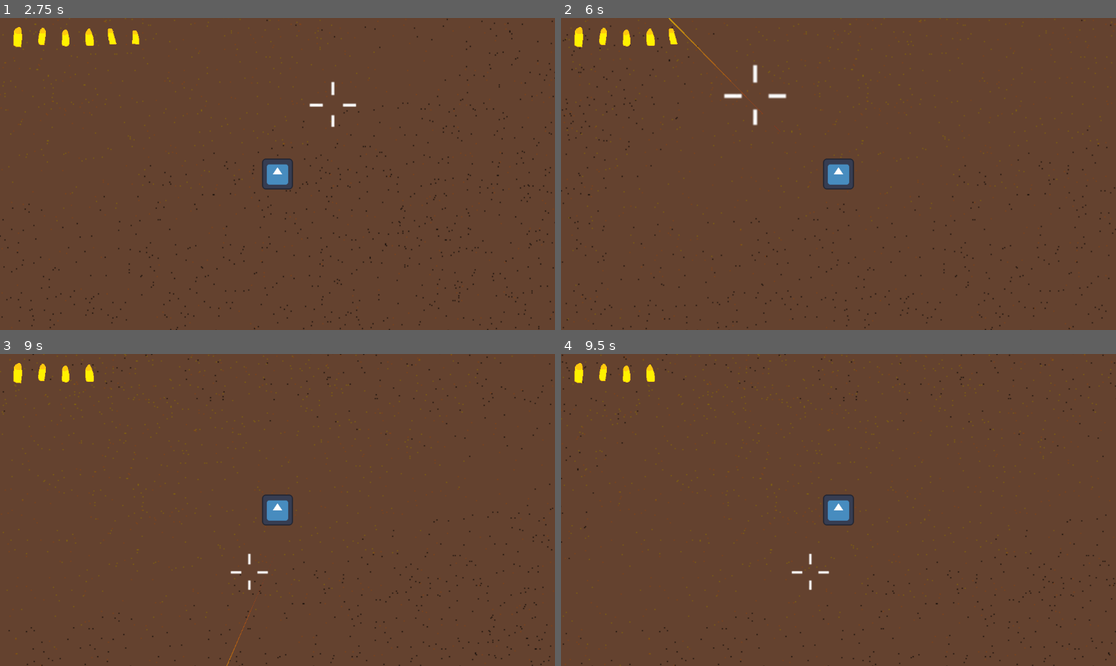
Above: before the commit, frames 1-4 (two rows, left to right).
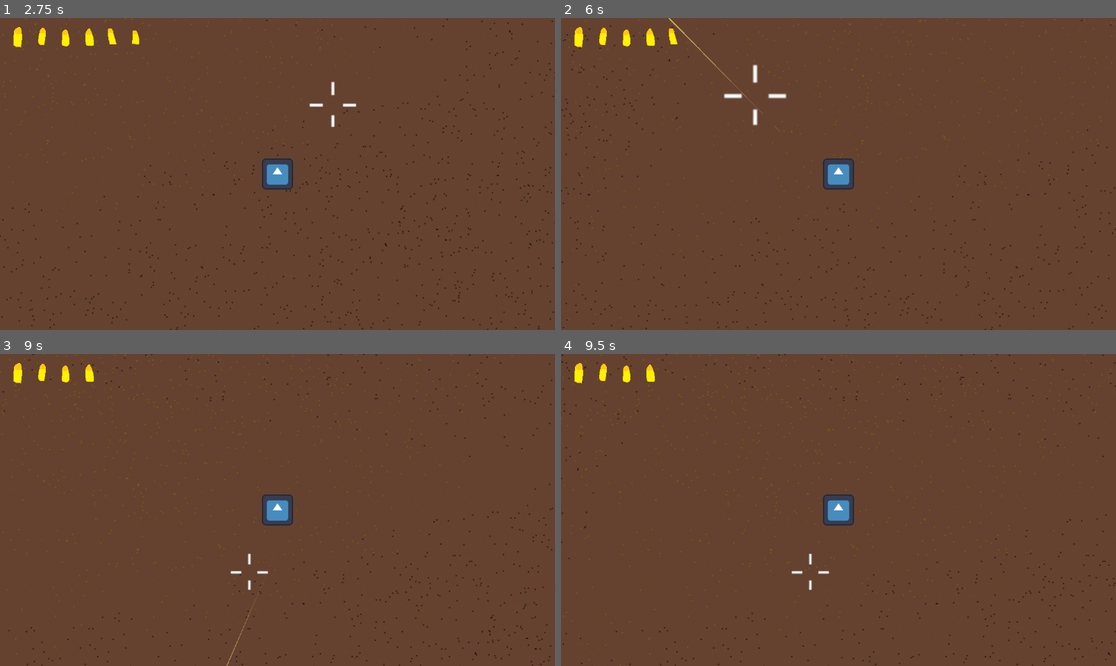
Above: after the commit, the same moments.

Repository: Niimphu/quickdraw
Game: Godot game, scene res://test.tscn
Two runs of this game, one before a commit and one after it. Both use one fixed random seed, a clock stepped at 60 frames per second and the inputs below. The engine's default icon, where the game draws it, is replaced by a stand-in: a white triangle on a blue panel in a dark square.
Inputs (mouse positions are in pixels of both pictures, inside the frame that each line leads up to):
- Up to frame 1 (2.75 s): tap Enter at 0.5 s; hold D (right) 0.53-1.28 s; hold Space (roll) 0.53-1.28 s; move the mouse to (166, 189) at 1.27 s; hold S (down) 1.28-2.03 s; tap Mouse wheel down (scroll_down) at 1.35 s; move the mouse to (333, 105) at 2.02 s; hold D (right) from 2.03 s (still down); hold Mouse wheel up (scroll_up) from 2.03 s (still down)
- Up to frame 2 (6 s): move the mouse to (810, 236) at 2.77 s; release D (right) at 2.78 s; release Mouse wheel up (scroll_up) at 2.78 s; hold W (up) 2.78-3.53 s; click (810, 236) at 2.85 s; move the mouse to (1005, 220) at 3.52 s; hold Space (roll) 3.53-4.28 s; hold A (left) 3.53-5.03 s; tap R (reload) at 4.15 s; move the mouse to (672, 127) at 4.27 s; tap Mouse wheel down (scroll_down) at 4.35 s; move the mouse to (866, 174) at 5.02 s; hold S (down) 5.03-5.78 s; hold Mouse wheel up (scroll_up) 5.03-5.78 s; move the mouse to (755, 96) at 5.77 s; hold D (right) from 5.78 s (still down); click (755, 96) at 5.85 s
- Up to frame 3 (9 s): move the mouse to (399, 494) at 6.52 s; release D (right) at 6.53 s; hold W (up) 6.53-7.28 s; hold Space (roll) 6.53-7.28 s; move the mouse to (166, 525) at 7.27 s; hold D (right) 7.28-8.03 s; tap Mouse wheel down (scroll_down) at 7.35 s; move the mouse to (333, 441) at 8.02 s; hold S (down) 8.03-8.78 s; hold Mouse wheel up (scroll_up) 8.03-8.78 s; move the mouse to (249, 572) at 8.77 s; hold A (left) from 8.78 s (still down); click (249, 572) at 8.85 s
- Up to frame 4 (9.5 s): keep holding A (left)

Frame 1 is identical in both runs. In frame 2, less than 0.1% of the frame differs, in the area x 19-40%, y 0-37%; in frame 3, less than 0.1%; in frame 4, nothing differs.

Commit message:
lighter bullet trail

Diff:
--- a/bullet.tscn
+++ b/bullet.tscn
@@ -10,7 +10,7 @@
 
 [sub_resource type="Gradient" id="Gradient_t4vbm"]
 offsets = PackedFloat32Array(0, 0.19753087, 1)
-colors = PackedColorArray(0.86, 0, 0, 0.35686275, 0.89, 0.17800003, 0, 0.4117647, 1, 0.9333334, 0, 0.7529412)
+colors = PackedColorArray(0.86, 0.688, 0.688, 0.35686275, 0.89, 0.57672, 0.4984, 0.4117647, 1, 0.96000004, 0.39999998, 0.7529412)
 
 [node name="Bullet" type="Node2D" unique_id=1929935182 node_paths=PackedStringArray("Trail")]
 script = ExtResource("1_v8qja")
